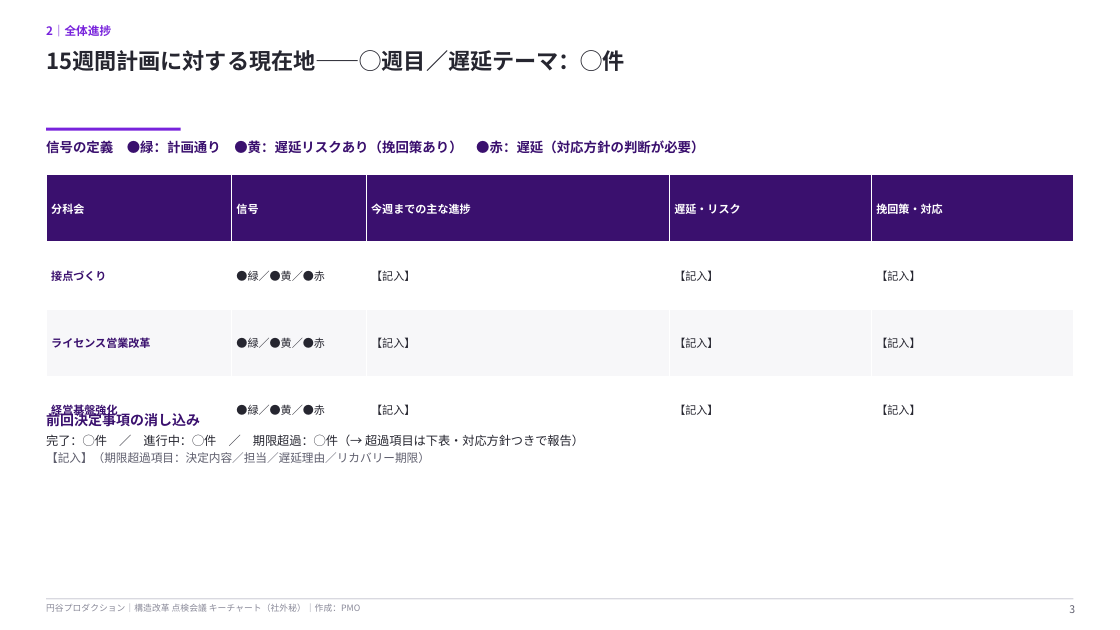
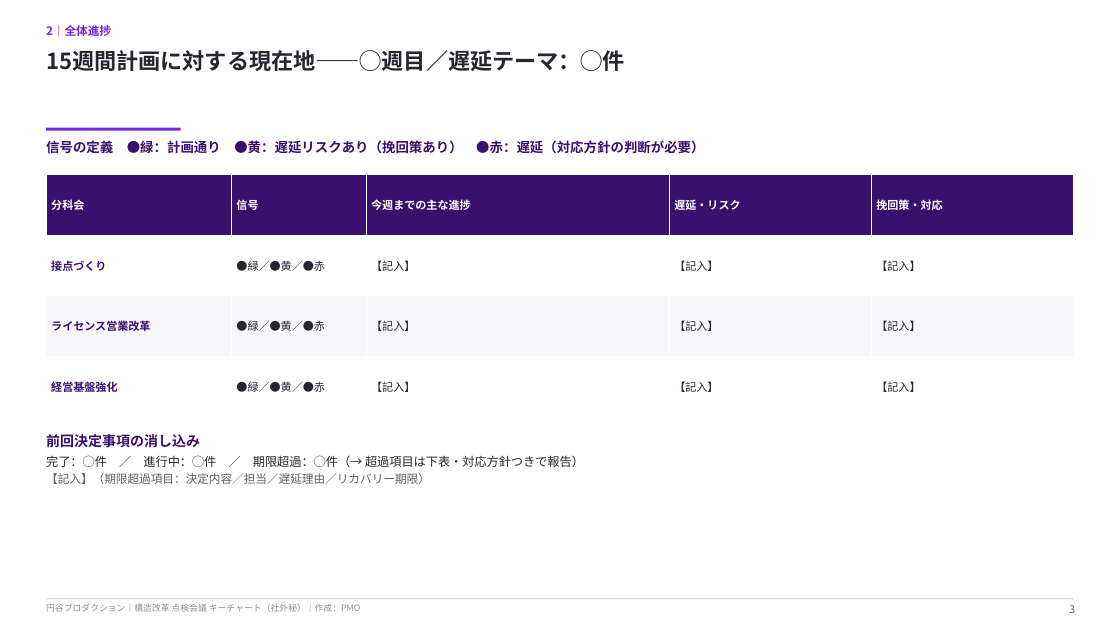
Before and after one commit to hayatoshintani-spe/kessho-lens, a slide deck: slide 3 of docs/sales-reform-toolkit/meetings/点検会議_キーチャートテンプレート.pptx. Drawn at 1120x630 pixels with LibreOffice and Linux fonts; fonts in the diff are those of the drawing. Boxes give left, top, right and bottom in pixels: in the first picture for what was removed or moved away, otherwise in the second. Text is boxed around its words. In the diff, an @@ line names an element or a change of style, - is before the commit and + after.

```diff
--- a/docs/sales-reform-toolkit/meetings/点検会議_キーチャートテンプレート.pptx
+++ b/docs/sales-reform-toolkit/meetings/点検会議_キーチャートテンプレート.pptx
@@ table: place and size @@
-table at [46, 175, 1075, 444]
+table at [46, 175, 1075, 417]
@@ text "前回決定事項の消し込み": place and size @@
-text "前回決定事項の消し込み" at [46, 411, 584, 463]
+text "前回決定事項の消し込み" at [46, 434, 584, 484]
```
Also in this commit, not shown: 2 other slides changed, 1 other file.
